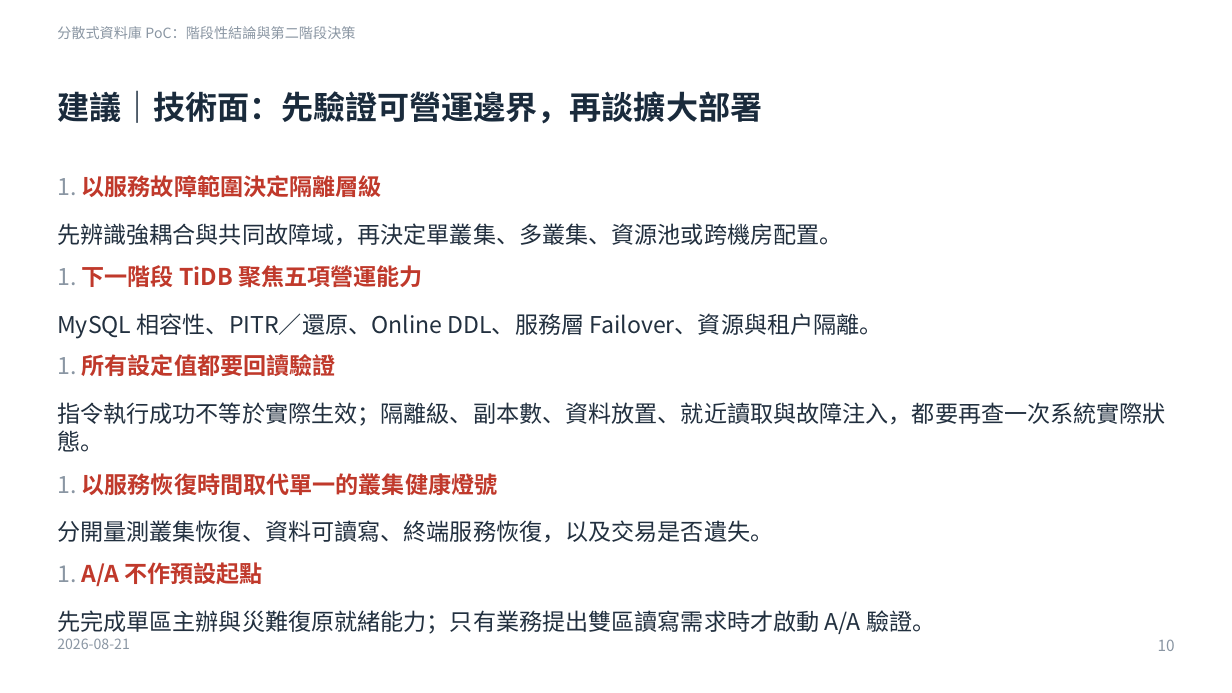
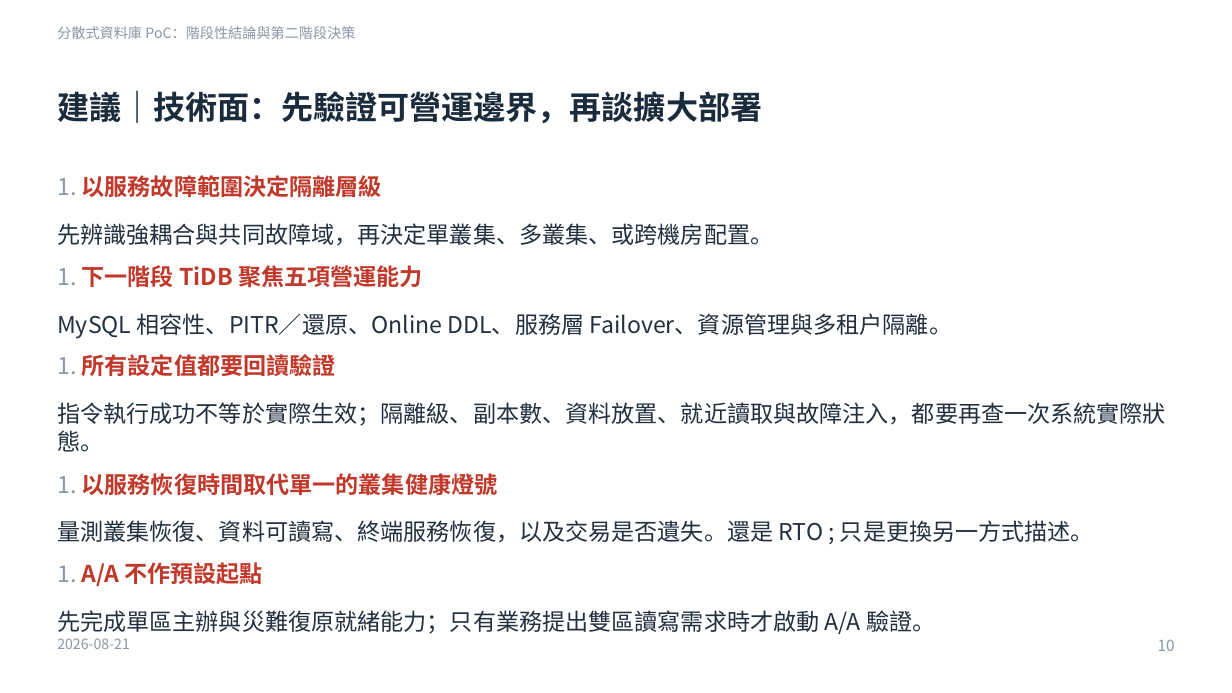
Before and after one commit to heavenruler/dba_career, a slide deck: slide 10 of poc/1_MeetingMinutes/0821_slide.pptx. Drawn at 1232x693 pixels with LibreOffice and Linux fonts; fonts in the diff are those of the drawing. Boxes give left, top, right and bottom in pixels: in the first picture for what was removed or moved away, otherwise in the second. Text is boxed around its words. In the diff, an @@ line names an element or a change of style, - is before the commit and + after.

```diff
--- a/poc/1_MeetingMinutes/0821_slide.pptx
+++ b/poc/1_MeetingMinutes/0821_slide.pptx
@@ text at [57,223,773,246]: text changed @@
-先辨識強耦合與共同故障域，再決定單叢集、多叢集、資源池或跨機房配置。
+先辨識強耦合與共同故障域，再決定單叢集、多叢集、或跨機房配置。
@@ text at [57,313,952,338]: text changed @@
-MySQL 相容性、PITR／還原、Online DDL、服務層 Failover、資源與租戶隔離。
+MySQL 相容性、PITR／還原、Online DDL、服務層 Failover、資源管理與多租戶隔離。
@@ text at [57,520,1094,543]: text changed @@
-分開量測叢集恢復、資料可讀寫、終端服務恢復，以及交易是否遺失。
+量測叢集恢復、資料可讀寫、終端服務恢復，以及交易是否遺失。還是 RTO ; 只是更換另一方式描述。
```
Also in this commit, not shown: 7 other slides changed, 2 other files.
